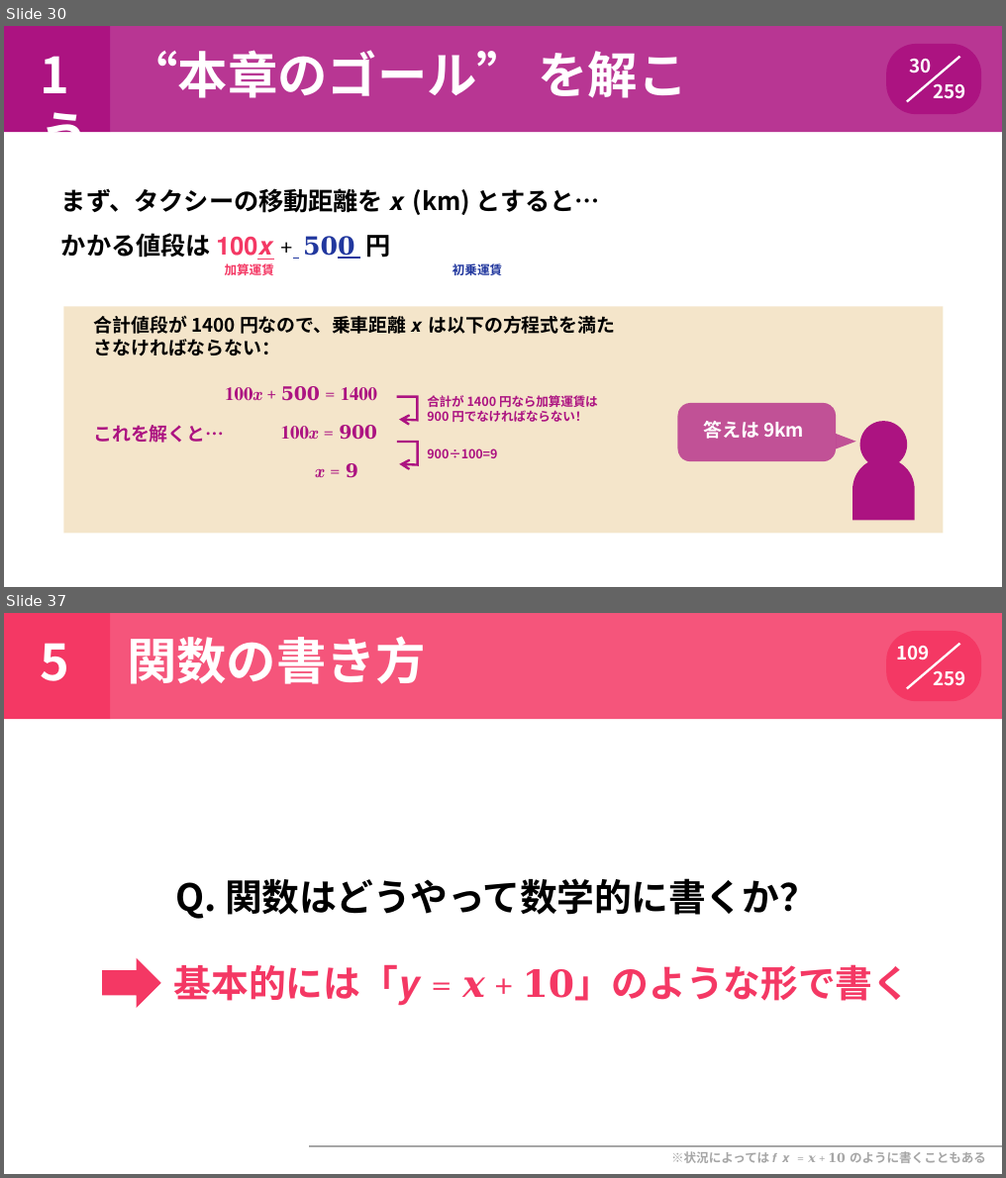
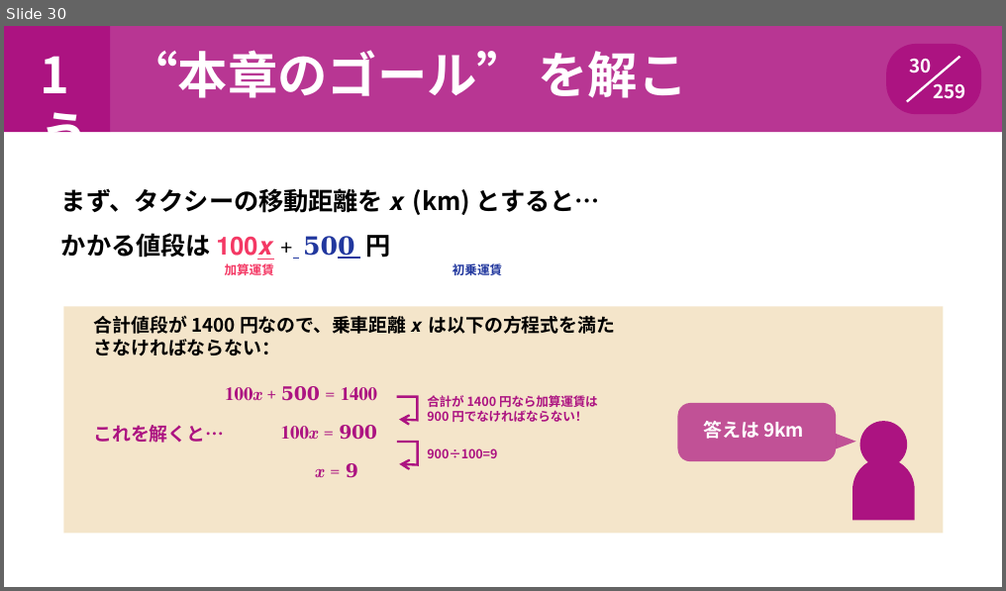
Before and after one commit to MahiroCreative/GameMath, a slide deck: 1.数学基礎/150分で学ぶ高校数学の基礎.pptx. Shown one above the other, each under a label of ours: slides 30 and 37 before the commit, slide 30 after it; the slides between them are not shown. The pictures are 1006x1178 and 1006x591 pixels, drawn with LibreOffice and Linux fonts; fonts in the diff are those of the drawing; background and template pictures are left out. Boxes give left, top, right and bottom in pixels: in the first picture for what was removed or moved away, otherwise in the second. Text is boxed around its words. In the diff, an @@ line names an element or a change of style, - is before the commit and + after.

```diff
--- a/1.数学基礎/150分で学ぶ高校数学の基礎.pptx
+++ b/1.数学基礎/150分で学ぶ高校数学の基礎.pptx
@@ slide 37 removed at (4, 613, 1002, 1174), background #FFFFFF @@
@@ freeform shape removed at (4, 613, 110, 719) @@
@@ freeform shape removed at (110, 613, 1002, 719) @@
@@ text removed at (127, 636, 426, 684) @@
-関数の書き方
@@ freeform shape removed at (887, 631, 982, 701) @@
@@ title removed at (40, 643, 69, 681) @@
-5
@@ text removed at (896, 646, 966, 686) @@
-109
-259
@@ freeform shape removed at (907, 644, 960, 689) @@
@@ text removed at (173, 878, 911, 1006) @@
-Q. 関数はどうやって数学的に書くか？
-基本的には「𝒚 = 𝒙 + 𝟏𝟎」のような形で書く
@@ freeform shape removed at (102, 959, 161, 1008) @@
@@ freeform shape removed at (310, 1147, 1002, 1147) @@
@@ text removed at (671, 1152, 986, 1163) @@
-※状況によっては 𝒇 𝒙 = 𝒙 + 𝟏𝟎 のように書くこともある
```
Also in this commit, not shown: 69 other slides removed, 8 other files.
